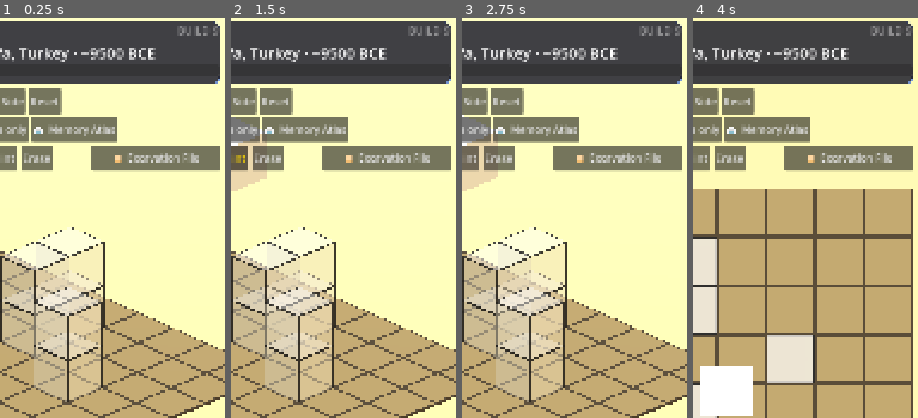
Above: before the commit, frames 1-4 (left to right).
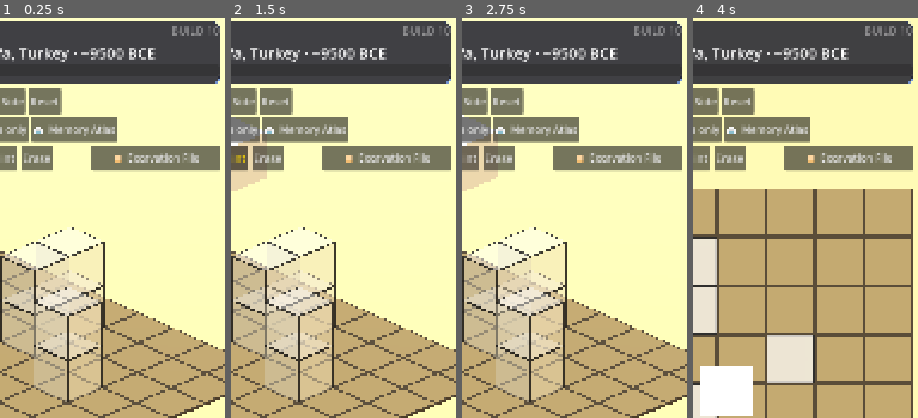
Above: after the commit, the same moments.

Repository: shivdulipati/historical-voxel-builder
Game: Godot game, scene res://slice/mastaba_slice.tscn
Same seed, same stepped clock (60 frames per second), same inputs: the game is played once before the commit and once after it. This scene is started directly instead of the project's main scene.
Inputs:
- Up to frame 1 (0.25 s): no input
- Up to frame 2 (1.5 s): click "Paint" at 0.5 s; click "limestone" at 1.25 s
- Up to frame 3 (2.75 s): click "Single" at 2 s
- Up to frame 4 (4 s): click "Single" at 2.75 s; click "Top" at 3.5 s
The pictures show only the part of the screen within x 50-100%, y 7-57%; the shares and areas given below are measured in that part.

The runs differ from the first frame. In frame 1, 0.2% of the frame differs, in the area x 76-97%, y 2-5%; in frame 2, 0.2%; in frame 3, 0.2%; in frame 4, 0.2%.

Commit message:
BUILD 10: debug keyboard fix, Great Wall banner, deletable-only-topmost erase rule (playtest round).
- Debug panel: numeric iOS keyboard had no dismiss — added Done button +
  dim-tap + Go/Restart keyboard hides (DisplayServer.virtual_keyboard_hide),
  panel recentered above the keyboard zone, auto-focus on open, Enter submits.
- Great Wall: banner target was (2,1,2) — outside the z-limit and floating
  over nothing (level unbeatable). Moved atop the east wall at (2,1,1).
  Audited all 9 structures: no other unsupported/out-of-bounds cells.
- Erase rule: only topmost blocks deletable (support below incl. ground +
  nothing above). Pieces atomic: all cells clear above + one supported.
  Occupancy now matches by script so parked/painted cells count. Rejected
  taps vibrate + red-flash. Deletable blocks pulse a gold outline while
  Erase is active (position-based shader band on block.gdshader; pulse via
  tween_method — tween_property on shader_parameter/ returns null here).
- Tests: test_erase (7 deletability checks, all pass), test_erase_render.

Diff:
--- a/new-game-project/block.gdshader
+++ b/new-game-project/block.gdshader
@@ -4,7 +4,28 @@
 uniform vec4 albedo_color : source_color = vec4(1.0);
 uniform float alpha : hint_range(0.0, 1.0) = 1.0;
 
+// Erase-mode highlight: pulsing edge outline when `outline` > 0. Edges are
+// detected in LOCAL SPACE (two axes near the box surface) — the same
+// technique as ghost.gdshader; BoxMesh UVs cannot drive edge bands.
+
+uniform float outline : hint_range(0.0, 1.0) = 0.0;
+uniform vec4 outline_color : source_color = vec4(1.0, 0.8, 0.1, 1.0);
+uniform float outline_width : hint_range(0.0, 0.25) = 0.035;
+
+varying vec3 local_pos;
+
+void vertex() {
+	local_pos = VERTEX;
+}
+
 void fragment() {
 	ALBEDO = albedo_color.rgb;
 	ALPHA = alpha;
+	vec3 d = abs(local_pos);
+	float e = outline_width;
+	float ex = step(0.5 - e, d.x);
+	float ey = step(0.5 - e, d.y);
+	float ez = step(0.5 - e, d.z);
+	float band = clamp(ex * (ey + ez) + ey * ez, 0.0, 1.0);
+	ALBEDO = mix(ALBEDO, outline_color.rgb, band * outline);
 }
--- a/new-game-project/slice/mastaba_slice.gd
+++ b/new-game-project/slice/mastaba_slice.gd
@@ -9,7 +9,7 @@
 const PIECES = preload("res://slice/pieces.gd")
 
 ## Build number shown in HUD + reflected in the export preset version.
-const BUILD_NO := 9
+const BUILD_NO := 10
 
 enum Beat { RAISING, RESTORATION, DECAY, EXCAVATION }
 enum Scaffold { GHOST, GHOST_PARTIAL, PLAN_ONLY }
@@ -408,13 +408,18 @@
 	debug_dim.set_anchors_preset(Control.PRESET_FULL_RECT)
 	debug_dim.color = Color(0, 0, 0, 0.72)
 	_debug_panel.add_child(debug_dim)
-
+	# Tapping the dim (outside the card) dismisses the number pad only.
+	debug_dim.gui_input.connect(func(event: InputEvent):
+		if event is InputEventScreenTouch and (event as InputEventScreenTouch).pressed:
+			DisplayServer.virtual_keyboard_hide())
+
+	# Centered card, high enough that the iOS number pad never covers it.
 	var debug_card := PanelContainer.new()
-	debug_card.set_anchors_preset(Control.PRESET_BOTTOM_WIDE)
-	debug_card.offset_left = 40
-	debug_card.offset_right = -40
-	debug_card.offset_top = TRAY_TOP - 660
-	debug_card.offset_bottom = TRAY_TOP - 40
+	debug_card.set_anchors_preset(Control.PRESET_CENTER)
+	debug_card.offset_left = -340
+	debug_card.offset_right = 340
+	debug_card.offset_top = -330
+	debug_card.offset_bottom = 330
 	debug_card.add_theme_stylebox_override("panel", _panel_style(Color(0.13, 0.13, 0.2, 0.97)))
 	_debug_panel.add_child(debug_card)
 
@@ -448,21 +453,35 @@
 	jump_btn.add_theme_font_size_override("font_size", 32)
 	jump_btn.pressed.connect(_on_debug_jump)
 	debug_box.add_child(jump_btn)
+	# Enter on a full keyboard also jumps.
+	_level_input.text_submitted.connect(func(_t: String): _on_debug_jump())
 
 	var debug_restart := Button.new()
 	debug_restart.text = "↺ Restart current structure"
-	debug_restart.custom_minimum_size = Vector2(0, 88)
+	debug_restart.custom_minimum_size = Vector2(0, 84)
 	debug_restart.add_theme_font_size_override("font_size", 32)
 	debug_restart.pressed.connect(func():
+		DisplayServer.virtual_keyboard_hide()
 		_clear_save()
 		_restart_arc())
 	debug_box.add_child(debug_restart)
 
+	var done_btn := Button.new()
+	done_btn.text = "✓ Done"
+	done_btn.custom_minimum_size = Vector2(0, 84)
+	done_btn.add_theme_font_size_override("font_size", 32)
+	done_btn.pressed.connect(func():
+		DisplayServer.virtual_keyboard_hide()
+		_debug_panel.visible = false)
+	debug_box.add_child(done_btn)
+
 	var debug_close := Button.new()
 	debug_close.text = "✕ Close"
-	debug_close.custom_minimum_size = Vector2(0, 88)
+	debug_close.custom_minimum_size = Vector2(0, 84)
 	debug_close.add_theme_font_size_override("font_size", 32)
-	debug_close.pressed.connect(func(): _debug_panel.visible = false)
+	debug_close.pressed.connect(func():
+		DisplayServer.virtual_keyboard_hide()
+		_debug_panel.visible = false)
 	debug_box.add_child(debug_close)
 
 	debug_btn.pressed.connect(func():
@@ -471,7 +490,8 @@
 		_message_card.visible = false
 		_epilogue_card.visible = false
 		_skip_btn.visible = false
-		_debug_panel.visible = true)
+		_debug_panel.visible = true
+		_level_input.grab_focus())
 
 	# --- Palette tray (bottom, raised above home indicator) ---
 	var tray := PanelContainer.new()
@@ -753,6 +773,7 @@
 		_update_progress()
 		_check_beat_complete()
 		_save_game()
+		_update_erase_highlights()
 	else:
 		# Wrong cell/material: flash red and remove.
 		var block := _find_block_at(pos)
@@ -787,6 +808,7 @@
 	_update_progress()
 	_check_beat_complete()
 	_save_game()
+	_update_erase_highlights()
 
 
 func _find_block_at(pos: Vector3i) -> SliceBlock:
@@ -802,6 +824,7 @@
 	_refresh_ghosts()
 	_update_progress()
 	_save_game()
+	_update_erase_highlights()
 
 
 func _check_beat_complete() -> void:
@@ -1275,6 +1298,7 @@
 	if target < 1 or target > count:
 		_level_input.text = str(_structure_index + 1)
 		return
+	DisplayServer.virtual_keyboard_hide()
 	_debug_panel.visible = false
 	_load_structure(target - 1)
 
@@ -1293,6 +1317,14 @@
 	# Propagate to live blocks so gestures are gated correctly.
 	for block in get_tree().get_nodes_in_group("slice_blocks"):
 		(block as SliceBlock).current_tool = current_tool
+	_update_erase_highlights()
+
+
+## Erase mode: pulse an outline on every currently-deletable block.
+func _update_erase_highlights() -> void:
+	for block in get_tree().get_nodes_in_group("slice_blocks"):
+		(block as SliceBlock).set_deletable_highlight(
+			current_tool == Tool.ERASER and block._is_deletable())
 
 
 func _on_tool_pressed(tool: Tool, _btn: Button) -> void:
@@ -1486,6 +1518,7 @@
 		_update_progress()
 		_check_beat_complete()
 		_save_game()
+		_update_erase_highlights()
 	else:
 		var block := _find_block_at(origin)
 		if block:
@@ -1503,6 +1536,7 @@
 	_refresh_ghosts()
 	_update_progress()
 	_save_game()
+	_update_erase_highlights()
 
 
 ## Projects a screen point onto the camera-facing drag plane (same plane the
--- a/new-game-project/slice/slice_block.gd
+++ b/new-game-project/slice/slice_block.gd
@@ -332,9 +332,11 @@
 		ind.global_position = Vector3(cell.x, cell.y - 0.5 + 0.02, cell.z)
 
 
-## True if any placed block (single or piece) occupies the world cell.
-## Point query at the cell CENTER — a vertical ray would graze the support
-## block below (its top face IS the cell's bottom) and falsely reject.
+## True if any placed block (single or piece, including parked/painted cells)
+## occupies the world cell. Point query at the cell CENTER — a vertical ray
+## would graze the support block below (its top face IS the cell's bottom)
+## and falsely reject. Matches by script so parked painted blocks (removed
+## from slice_blocks) still count as occupancy.
 func _world_occupied(cell: Vector3i) -> bool:
 	var space := get_world_3d().direct_space_state
 	var params := PhysicsPointQueryParameters3D.new()
@@ -342,7 +344,7 @@
 	params.exclude = [get_rid()]
 	for hit in space.intersect_point(params, 8):
 		var collider = hit.collider
-		if collider is Node and collider.is_in_group("slice_blocks"):
+		if collider is Node and collider.get_script() == get_script():
 			return true
 	return false
 
@@ -539,12 +541,17 @@
 	if current_tool == 3: # ROTATE — camera owns gestures
 		return
 
-	# ERASER tool: a press on a placed block removes it immediately.
+	# ERASER tool: a press on a placed block removes it — only if it is
+	# deletable (supported below, nothing stacked above it).
 	var is_press: bool = (event is InputEventScreenTouch and event.pressed) \
 		or (event is InputEventMouseButton and event.button_index == MOUSE_BUTTON_LEFT and event.pressed)
 	if is_placed and is_press and current_tool == 2:
-		_emit_removed()
-		queue_free()
+		if _is_deletable():
+			_emit_removed()
+			queue_free()
+		else:
+			Input.vibrate_handheld(80)
+			_flash_rejected()
 		return
 
 	if event is InputEventScreenTouch and event.pressed:
@@ -570,6 +577,60 @@
 			child.disabled = disabled
 
 
+## Eraser rule: a block may be removed only when nothing sits on top of it
+## AND it has support beneath (the ground counts). Pieces are atomic — every
+## cell must be clear above, and at least one cell needs support (a T-cap's
+## overhanging sides hang by design, supported by its stem anchor).
+func _is_deletable() -> bool:
+	if not is_placed:
+		return false
+	var cells: Array = _placed_cells if not piece_cells.is_empty() and not _placed_cells.is_empty() else [current_grid_position]
+	var supported := false
+	for cell in cells:
+		if _world_occupied(Vector3i(cell.x, cell.y + 1, cell.z)):
+			return false
+		if cell.y == 0 or _world_occupied(Vector3i(cell.x, cell.y - 1, cell.z)):
+			supported = true
+	return supported
+
+
+var _highlight_tween: Tween
+
+## Erase-mode affordance: pulsing gold outline while the block is deletable.
+func set_deletable_highlight(on: bool) -> void:
+	if _material == null:
+		return
+	if on:
+		_material.set_shader_parameter("outline", 1.0)
+		if _highlight_tween == null or not _highlight_tween.is_valid():
+			_highlight_tween = create_tween().set_loops()
+			_highlight_tween.tween_method(_apply_outline_pulse, 0.025, 0.07, 0.6)\
+				.set_trans(Tween.TRANS_SINE).set_ease(Tween.EASE_IN_OUT)
+			_highlight_tween.tween_method(_apply_outline_pulse, 0.07, 0.025, 0.6)\
+				.set_trans(Tween.TRANS_SINE).set_ease(Tween.EASE_IN_OUT)
+	else:
+		if _highlight_tween and _highlight_tween.is_valid():
+			_highlight_tween.kill()
+		_highlight_tween = null
+		_material.set_shader_parameter("outline", 0.0)
+		_material.set_shader_parameter("outline_width", 0.035)
+
+
+func _apply_outline_pulse(v: float) -> void:
+	if _material:
+		_material.set_shader_parameter("outline_width", v)
+
+
+## Short red flash when the eraser rejects a block (not deletable).
+func _flash_rejected() -> void:
+	if _material == null:
+		return
+	var tween := create_tween()
+	tween.tween_method(
+		func(a: float): _material.set_shader_parameter("albedo_color", Color(0.9, 0.25, 0.2).lerp(block_color, a)),
+		0.0, 1.0, 0.3)
+
+
 func _tween_to(target: Vector3) -> void:
 	var tween := create_tween()
 	tween.tween_property(self, "global_position", target, 0.1)\
--- a/new-game-project/slice/structures.gd
+++ b/new-game-project/slice/structures.gd
@@ -333,7 +333,7 @@
 		_col(-1, 1, 2, 1, "brick"), _col(1, 1, 2, 1, "brick"),   # crenellations
 		_col(2, 0, 0, 1, "brick"), _col(2, 0, 1, 1, "brick"),    # wall east
 		_col(-2, 0, 0, 1, "brick"), _col(-2, 0, 1, 1, "brick"),  # wall west
-		_col(2, 1, 2, 1, "banner"),                              # the banner
+		_col(2, 1, 1, 1, "banner"),                              # the banner, atop the east wall
 	])
 	return {
 		"id": "wall",
--- /dev/null
+++ b/new-game-project/slice/test_erase.gd
@@ -0,0 +1,73 @@
+extends Node3D
+## test_erase.gd — BUILD 10: deletability rule.
+## A block is deletable iff nothing sits above it AND it has support beneath
+## (ground counts). Pieces are atomic: all cells clear above + one supported.
+
+const SliceScene = preload("res://slice/mastaba_slice.tscn")
+
+func _ready() -> void:
+	var slice := SliceScene.instantiate()
+	add_child(slice)
+	await get_tree().process_frame
+	# Göbekli (index 0): limits (2,3,2).
+	# Stack column A at x=1: (1,0,0),(1,1,0),(1,2,0).
+	var stack := []
+	for y in range(3):
+		var b = slice.SliceBlock.new()
+		slice.add_child(b)
+		b.limit_x = slice._st["limits"].x
+		b.limit_z = slice._st["limits"].z
+		b.limit_y = slice._st["limits"].y
+		b.place_at(Vector3i(1, y, 0), slice._st["colors"]["limestone"], "limestone")
+		stack.append(b)
+	# Lone ground block.
+	var g = slice.SliceBlock.new()
+	slice.add_child(g)
+	g.limit_x = slice._st["limits"].x
+	g.limit_z = slice._st["limits"].z
+	g.limit_y = slice._st["limits"].y
+	g.place_at(Vector3i(2, 0, 0), slice._st["colors"]["limestone"], "limestone")
+	# Stem column B at x=-1 with a T-cap on top.
+	var stem := []
+	for y in range(2):
+		var s = slice.SliceBlock.new()
+		slice.add_child(s)
+		s.limit_x = slice._st["limits"].x
+		s.limit_z = slice._st["limits"].z
+		s.limit_y = slice._st["limits"].y
+		s.place_at(Vector3i(-1, y, 0), slice._st["colors"]["limestone"], "limestone")
+		stem.append(s)
+	var cap = slice.SliceBlock.new()
+	slice.add_child(cap)
+	cap.limit_x = slice._st["limits"].x
+	cap.limit_z = slice._st["limits"].z
+	cap.limit_y = slice._st["limits"].y
+	cap.piece_cells = slice.PIECES.pieces()["t_cap"]["cells"]
+	cap.piece_anchors = slice.PIECES.pieces()["t_cap"]["anchors"]
+	cap.set_block_color(slice._st["colors"]["limestone"], "limestone")
+	cap.global_position = Vector3(-1, 8, 0)
+	await get_tree().physics_frame
+	cap._drop_piece_to_grid()
+	await get_tree().create_timer(0.3).timeout  # let the land tween finish
+
+	var fails := [0]
+	var check := func(label: String, got: bool, want: bool):
+		var ok := got == want
+		if not ok:
+			fails[0] += 1
+		print("ERASE-TEST: ", label, " = ", got, " (want ", want, ") ", "PASS" if ok else "FAIL")
+
+	check.call("stack bottom", stack[0]._is_deletable(), false)
+	check.call("stack middle", stack[1]._is_deletable(), false)
+	check.call("stack top", stack[2]._is_deletable(), true)
+	check.call("lone ground block", g._is_deletable(), true)
+	check.call("t-cap piece", cap._is_deletable(), true)
+	check.call("stem top under cap", stem[1]._is_deletable(), false)
+
+	# Removing the stack top must free the middle.
+	stack[2].queue_free()
+	await get_tree().physics_frame
+	check.call("stack middle after top removed", stack[1]._is_deletable(), true)
+
+	print("ERASE-TEST: ", "ALL PASS" if fails[0] == 0 else "%d FAIL" % fails[0])
+	get_tree().quit()
--- /dev/null
+++ b/new-game-project/slice/test_erase.tscn
@@ -0,0 +1,6 @@
+[gd_scene load_steps=2 format=3]
+
+[ext_resource type="Script" path="res://slice/test_erase.gd" id="1_te"]
+
+[node name="TestErase" type="Node3D"]
+script = ExtResource("1_te")
--- /dev/null
+++ b/new-game-project/slice/test_erase_render.gd
@@ -0,0 +1,30 @@
+extends Node3D
+## test_erase_render.gd — BUILD 10: render check for the eraser highlight
+## (pulsing gold outline on deletable blocks only).
+
+const SliceScene = preload("res://slice/mastaba_slice.tscn")
+
+func _ready() -> void:
+	var slice := SliceScene.instantiate()
+	add_child(slice)
+	await get_tree().process_frame
+	# Göbekli raising: two 2-stacks + a lone ground block.
+	var placements := [
+		Vector3i(0, 0, 0), Vector3i(0, 1, 0),
+		Vector3i(2, 0, 0), Vector3i(2, 1, 0),
+		Vector3i(-2, 0, 0),
+	]
+	for p in placements:
+		var b = slice.SliceBlock.new()
+		slice.add_child(b)
+		b.limit_x = slice._st["limits"].x
+		b.limit_z = slice._st["limits"].z
+		b.limit_y = slice._st["limits"].y
+		b.place_at(p, slice._st["colors"]["limestone"], "limestone")
+	await get_tree().physics_frame
+	slice.set_tool(slice.Tool.ERASER)
+	await get_tree().create_timer(0.5).timeout
+	var img := get_viewport().get_texture().get_image()
+	img.save_png("/tmp/slice_b10_erase.png")
+	print("ERASE-RENDER-TEST: captured /tmp/slice_b10_erase.png")
+	get_tree().quit()
--- /dev/null
+++ b/new-game-project/slice/test_erase_render.tscn
@@ -0,0 +1,6 @@
+[gd_scene load_steps=2 format=3]
+
+[ext_resource type="Script" path="res://slice/test_erase_render.gd" id="1_ter"]
+
+[node name="TestEraseRender" type="Node3D"]
+script = ExtResource("1_ter")
